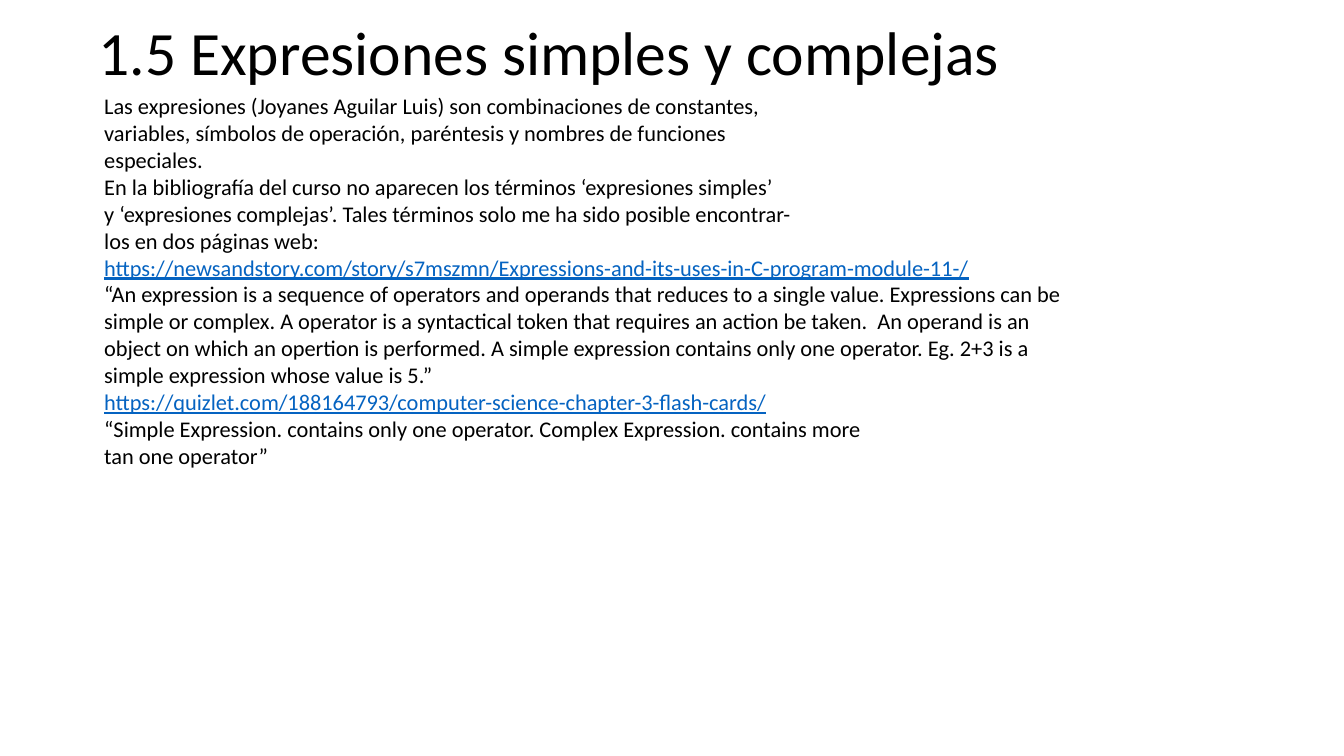
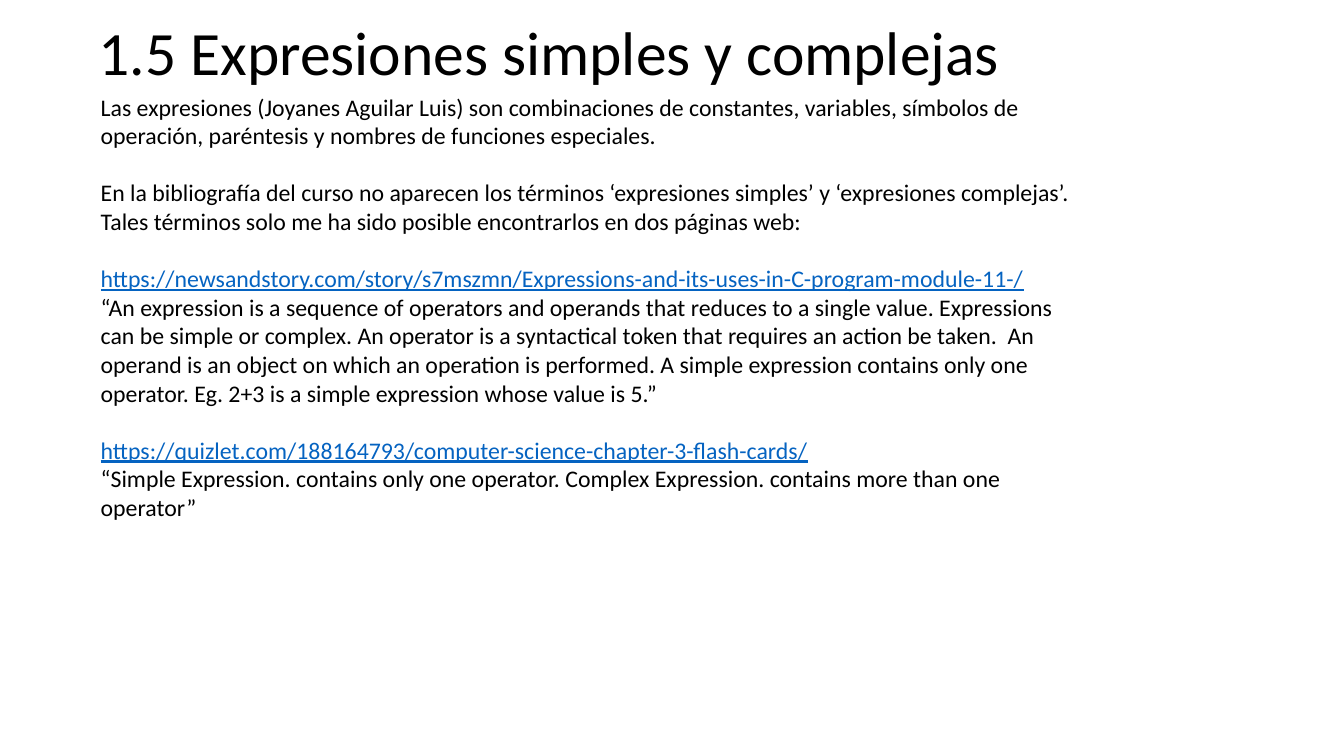
Before and after one commit to programacionestructurada/2021-2, a slide deck: slide 77 of U1_Introduccion_a_la_programacion/Unidad_01_Introduccion_a_la_programacion_2.pptx. Drawn at 1344x756 pixels with LibreOffice and Linux fonts; fonts in the diff are those of the drawing. Boxes give left, top, right and bottom in pixels: in the first picture for what was removed or moved away, otherwise in the second. Text is boxed around its words. In the diff, an @@ line names an element or a change of style, - is before the commit and + after.

Commit message:
2022.02.10.21.54

```diff
--- a/U1_Introduccion_a_la_programacion/Unidad_01_Introduccion_a_la_programacion_2.pptx
+++ b/U1_Introduccion_a_la_programacion/Unidad_01_Introduccion_a_la_programacion_2.pptx
@@ text at [101,98,1068,234]: text changed; size 16 to 17 pt @@
-Las expresiones (Joyanes Aguilar Luis) son combinaciones de constantes,
-variables, símbolos de operación, paréntesis y nombres de funciones
-especiales.
-En la bibliografía del curso no aparecen los términos ‘expresiones simples’
-y ‘expresiones complejas’. Tales términos solo me ha sido posible encontrar-
-los en dos páginas web:
+Las expresiones (Joyanes Aguilar Luis) son combinaciones de constantes, variables, símbolos de
+operación, paréntesis y nombres de funciones especiales.
+En la bibliografía del curso no aparecen los términos ‘expresiones simples’ y ‘expresiones complejas’.
+Tales términos solo me ha sido posible encontrarlos en dos páginas web:
@@ text at [101,299,1052,406]: text changed; size 16 to 17 pt @@
-“An expression is a sequence of operators and operands that reduces to a single value. Expressions can be
-simple or complex. A operator is a syntactical token that requires an action be taken. An operand is an
-object on which an opertion is performed. A simple expression contains only one operator. Eg. 2+3 is a
-simple expression whose value is 5.”
+“An expression is a sequence of operators and operands that reduces to a single value. Expressions
+can be simple or complex. An operator is a syntactical token that requires an action be taken. An
+operand is an object on which an operation is performed. A simple expression contains only one
+operator. Eg. 2+3 is a simple expression whose value is 5.”
@@ text at [101,270,1023,463]: size 16 to 17 pt in "https://newsandstory.com/story/s7mszmn/Expressions-and-its-u ...", "https://quizlet.com/188164793/computer-science-chapter-3-fla ..." @@
@@ text at [101,470,1000,520]: text changed; size 16 to 17 pt @@
-“Simple Expression. contains only one operator. Complex Expression. contains more
-tan one operator”
+“Simple Expression. contains only one operator. Complex Expression. contains more than one
+operator”
```
Also in this commit, not shown: 18 other slides changed, 1 slide added, 1 slide removed.
